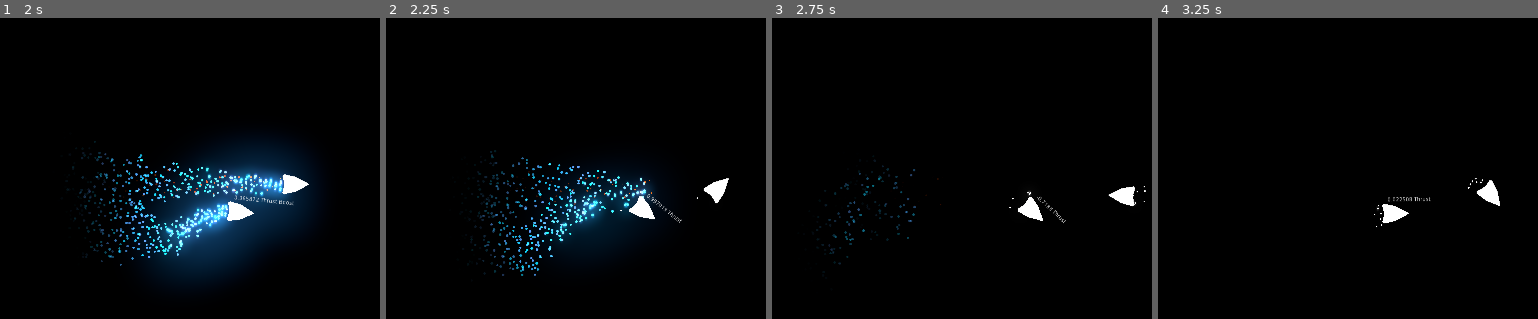
Above: before the commit, frames 1-4 (left to right).
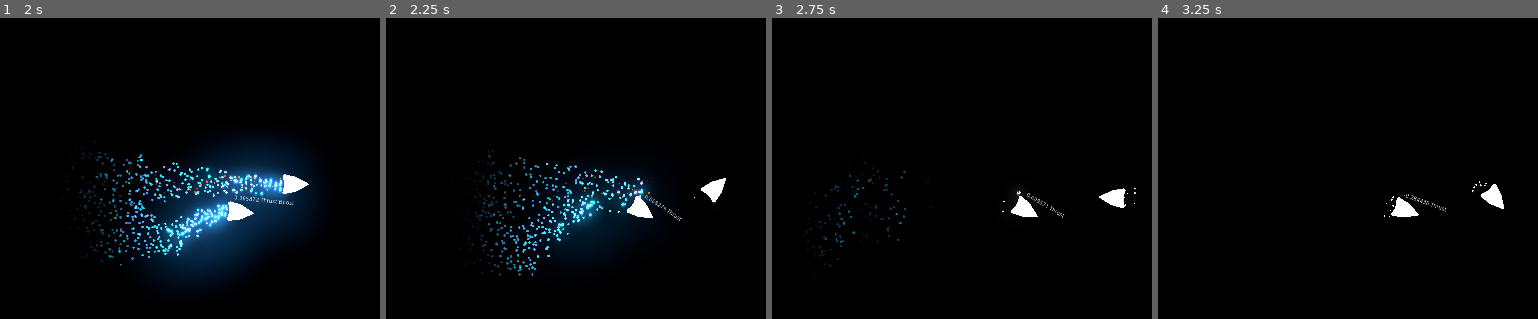
Above: after the commit, the same moments.

Repository: Insta-x/boost-racer
Game: Godot game, scene res://Src/SampleWorld.tscn
Two runs of this game, one before a commit and one after it. Both use one fixed random seed, a clock stepped at 60 frames per second and the inputs below.
Inputs:
- Up to frame 1 (2 s): hold Shift (boost) 0.53-1.28 s; hold W (thrust) from 0.53 s (still down); tap Shift (boost) at 1.35 s
- Up to frame 2 (2.25 s): release W (thrust) at 2.03 s; hold A (turn_left) from 2.03 s (still down); hold Shift (boost) from 2.03 s (still down)
- Up to frame 3 (2.75 s): keep holding A (turn_left); keep holding Shift (boost)
- Up to frame 4 (3.25 s): keep holding A (turn_left); release Shift (boost) at 2.78 s; tap Shift (boost) at 2.85 s

Frame 1 is identical in both runs. In frame 2, 3.9% of the frame differs, in the area x 21-91%, y 43-86%; in frame 3, 1.5%; in frame 4, 0.7%.
Error after the commit: Invalid get index 'canboost' (on base: 'RigidBody2D (PlayerRacer.gd)'). (res://Src/Lee/BoostGuider.gd:8)

Commit message:
finish area and print player time

Diff:
--- /dev/null
+++ b/Src/Game.gd
@@ -0,0 +1,24 @@
+extends Node
+
+
+var race_time : int
+
+
+func _ready() -> void:
+	GlobalSignal.connect("racer_finished", self, "_on_racer_finished")
+	GlobalSignal.connect("player_finished", self, "_on_player_finished")
+	start()
+
+
+func start() -> void:
+	race_time = OS.get_ticks_msec()
+
+
+func _on_racer_finished(racer_id: int) -> void:
+	var finish_time := OS.get_ticks_msec() - race_time
+	print(racer_id, ": ", finish_time / 1000.0)
+
+
+func _on_player_finished() -> void:
+	var finish_time := OS.get_ticks_msec() - race_time
+	print("Player: ", finish_time / 1000.0)
--- /dev/null
+++ b/Src/Game.tscn
@@ -0,0 +1,9 @@
+[gd_scene load_steps=3 format=2]
+
+[ext_resource path="res://Src/GameWorld.tscn" type="PackedScene" id=1]
+[ext_resource path="res://Src/Game.gd" type="Script" id=2]
+
+[node name="Game" type="Node"]
+script = ExtResource( 2 )
+
+[node name="GameWorld" parent="." instance=ExtResource( 1 )]
--- a/Src/GameWorld.tscn
+++ b/Src/GameWorld.tscn
@@ -1,117 +1,145 @@
-[gd_scene load_steps=3 format=2]
+[gd_scene load_steps=4 format=2]
 
 [ext_resource path="res://Assets/game_world.tres" type="Environment" id=1]
 [ext_resource path="res://Src/Racer/PlayerRacer.tscn" type="PackedScene" id=2]
+[ext_resource path="res://Src/RaceComponents/FinishArea2D.tscn" type="PackedScene" id=3]
 
 [node name="GameWorld" type="Node2D"]
 
 [node name="OuterWall" type="StaticBody2D" parent="."]
+collision_mask = 3
 
 [node name="CollisionPolygon2D" type="CollisionPolygon2D" parent="OuterWall"]
 polygon = PoolVector2Array( 0, 5120, -64, 5120, -64, -576, 9024, -576, 9024, 5184, -64, 5184, 0, 5120, 4544, 5120, 4992 …(225 unchanged characters)…
+__meta__ = {
+"_edit_lock_": true
+}
 
 [node name="Wall" type="StaticBody2D" parent="."]
+collision_mask = 3
 
 [node name="CollisionPolygon2D" type="CollisionPolygon2D" parent="Wall"]
 polygon = PoolVector2Array( 320, 1344, 320, -128, 448, -256, 1344, -256, 1472, -128, 1472, 0, 1344, -128, 1088, -128, 1088, 1152, 512, 1152 )
+__meta__ = {
+"_edit_lock_": true
+}
 
-[node name="Wall2" type="StaticBody2D" parent="."]
+[node name="CollisionPolygon2D2" type="CollisionPolygon2D" parent="Wall"]
+polygon = PoolVector2Array( 320, 1536, 512, 1344, 1088, 1344, 1280, 1536, 1280, 2304, 1088, 2496, 512, 2496, 320, 2304 )
+__meta__ = {
+"_edit_lock_": true
+}
 
-[node name="CollisionPolygon2D" type="CollisionPolygon2D" parent="Wall2"]
-polygon = PoolVector2Array( 320, 1536, 512, 1344, 1088, 1344, 1280, 1536, 1280, 2304, 1088, 2496, 512, 2496, 320, 2304 )
+[node name="CollisionPolygon2D3" type="CollisionPolygon2D" parent="Wall"]
+polygon = PoolVector2Array( 1280, 64, 1344, 64, 1472, 192, 1472, 704, 2688, 704, 3200, 64, 3840, 64, 3840, 896, 1600, 896, 1600, 1536, 1728, 1536, 1728, 1856, 1472, 2112, 1472, 1408, 1280, 1216 )
+__meta__ = {
+"_edit_lock_": true
+}
 
-[node name="Wall3" type="StaticBody2D" parent="."]
+[node name="CollisionPolygon2D4" type="CollisionPolygon2D" parent="Wall"]
+polygon = PoolVector2Array( 320, 4672, 320, 2496, 512, 2688, 1088, 2688, 2240, 3968, 1088, 3968 )
+__meta__ = {
+"_edit_lock_": true
+}
 
-[node name="CollisionPolygon2D" type="CollisionPolygon2D" parent="Wall3"]
-polygon = PoolVector2Array( 1280, 64, 1344, 64, 1472, 192, 1472, 704, 2688, 704, 3200, 64, 3840, 64, 3840, 896, 1600, 896, 1600, 1536, 1728, 1536, 1728, 1856, 1472, 2112, 1472, 1408, 1280, 1216 )
+[node name="CollisionPolygon2D5" type="CollisionPolygon2D" parent="Wall"]
+polygon = PoolVector2Array( 512, 4800, 1088, 4224, 2240, 4224, 2240, 4608, 2048, 4800 )
+__meta__ = {
+"_edit_lock_": true
+}
 
-[node name="Wall4" type="StaticBody2D" parent="."]
+[node name="CollisionPolygon2D6" type="CollisionPolygon2D" parent="Wall"]
+polygon = PoolVector2Array( 2304, 4800, 2496, 4608, 2496, 4224, 4608, 4224, 4864, 4480, 4864, 4544, 4608, 4800, 2496, 4800 )
+__meta__ = {
+"_edit_lock_": true
+}
 
-[node name="CollisionPolygon2D" type="CollisionPolygon2D" parent="Wall4"]
-polygon = PoolVector2Array( 320, 4672, 320, 2496, 512, 2688, 1088, 2688, 2240, 3968, 1088, 3968 )
+[node name="CollisionPolygon2D7" type="CollisionPolygon2D" parent="Wall"]
+polygon = PoolVector2Array( 2240, 3776, 1280, 2688, 1472, 2496, 3776, 2496, 3776, 3136, 2240, 3136 )
+__meta__ = {
+"_edit_lock_": true
+}
 
-[node name="Wall5" type="StaticBody2D" parent="."]
+[node name="CollisionPolygon2D8" type="CollisionPolygon2D" parent="Wall"]
+polygon = PoolVector2Array( 2496, 3968, 2496, 3328, 4032, 3328, 4032, 2496, 4544, 2496, 4544, 3968 )
+__meta__ = {
+"_edit_lock_": true
+}
 
-[node name="CollisionPolygon2D" type="CollisionPolygon2D" parent="Wall5"]
-polygon = PoolVector2Array( 512, 4800, 1088, 4224, 2240, 4224, 2240, 4608, 2048, 4800 )
+[node name="CollisionPolygon2D9" type="CollisionPolygon2D" parent="Wall"]
+polygon = PoolVector2Array( 4736, 2496, 4736, 3200, 5504, 3200, 5504, 2496 )
+__meta__ = {
+"_edit_lock_": true
+}
 
-[node name="Wall6" type="StaticBody2D" parent="."]
+[node name="CollisionPolygon2D10" type="CollisionPolygon2D" parent="Wall"]
+polygon = PoolVector2Array( 5760, 2496, 5760, 3200, 6400, 3200, 6400, 2496 )
+__meta__ = {
+"_edit_lock_": true
+}
 
-[node name="CollisionPolygon2D" type="CollisionPolygon2D" parent="Wall6"]
-polygon = PoolVector2Array( 2304, 4800, 2496, 4608, 2496, 4224, 4608, 4224, 4864, 4480, 4864, 4544, 4608, 4800, 2496, 4800 )
+[node name="CollisionPolygon2D11" type="CollisionPolygon2D" parent="Wall"]
+polygon = PoolVector2Array( 4736, 3392, 4736, 3968, 5376, 3968, 5376, 3456, 7296, 3456, 7296, 4224, 8064, 4224, 8704, 3648, 8704, 1280, 8128, 960, 7360, 1728, 7360, 2496, 6592, 2496, 6592, 3392 )
+__meta__ = {
+"_edit_lock_": true
+}
 
-[node name="Wall7" type="StaticBody2D" parent="."]
+[node name="CollisionPolygon2D12" type="CollisionPolygon2D" parent="Wall"]
+polygon = PoolVector2Array( 4864, 4224, 4992, 4352, 5056, 4352, 5184, 4224 )
+__meta__ = {
+"_edit_lock_": true
+}
 
-[node name="CollisionPolygon2D" type="CollisionPolygon2D" parent="Wall7"]
-polygon = PoolVector2Array( 2240, 3776, 1280, 2688, 1472, 2496, 3776, 2496, 3776, 3136, 2240, 3136 )
+[node name="CollisionPolygon2D13" type="CollisionPolygon2D" parent="Wall"]
+polygon = PoolVector2Array( 5184, 4544, 5184, 4480, 5440, 4224, 6400, 4224, 6848, 4672, 5312, 4672 )
+__meta__ = {
+"_edit_lock_": true
+}
 
-[node name="Wall8" type="StaticBody2D" parent="."]
+[node name="CollisionPolygon2D14" type="CollisionPolygon2D" parent="Wall"]
+polygon = PoolVector2Array( 5568, 3968, 5568, 3648, 6720, 3648, 6400, 3968 )
+__meta__ = {
+"_edit_lock_": true
+}
 
-[node name="CollisionPolygon2D" type="CollisionPolygon2D" parent="Wall8"]
-polygon = PoolVector2Array( 2496, 3968, 2496, 3328, 4032, 3328, 4032, 2496, 4544, 2496, 4544, 3968 )
+[node name="CollisionPolygon2D15" type="CollisionPolygon2D" parent="Wall"]
+polygon = PoolVector2Array( 6464, 4096, 7040, 4672, 8000, 4672, 8512, 4224, 8704, 4224, 8704, 3840, 8128, 4416, 7104, 4416, 7104, 3648, 6912, 3648 )
+__meta__ = {
+"_edit_lock_": true
+}
 
-[node name="Wall9" type="StaticBody2D" parent="."]
+[node name="CollisionPolygon2D16" type="CollisionPolygon2D" parent="Wall"]
+polygon = PoolVector2Array( 8064, 704, 7360, 1408, 7360, 896, 6784, 896, 6784, 256, 8064, 256 )
+__meta__ = {
+"_edit_lock_": true
+}
 
-[node name="CollisionPolygon2D" type="CollisionPolygon2D" parent="Wall9"]
-polygon = PoolVector2Array( 4736, 2496, 4736, 3200, 5504, 3200, 5504, 2496 )
+[node name="CollisionPolygon2D17" type="CollisionPolygon2D" parent="Wall"]
+polygon = PoolVector2Array( 6976, 1088, 5760, 1088, 5760, 1664, 5376, 1664, 5376, 1984, 5760, 1984, 5760, 2304 )
+__meta__ = {
+"_edit_lock_": true
+}
 
-[node name="Wall10" type="StaticBody2D" parent="."]
+[node name="CollisionPolygon2D18" type="CollisionPolygon2D" parent="Wall"]
+polygon = PoolVector2Array( 6016, 2304, 7168, 2304, 7168, 1152 )
+__meta__ = {
+"_edit_lock_": true
+}
 
-[node name="CollisionPolygon2D" type="CollisionPolygon2D" parent="Wall10"]
-polygon = PoolVector2Array( 5760, 2496, 5760, 3200, 6400, 3200, 6400, 2496 )
+[node name="CollisionPolygon2D19" type="CollisionPolygon2D" parent="Wall"]
+polygon = PoolVector2Array( 5504, 2304, 5504, 2176, 5120, 2176, 5120, 1472, 5504, 1472, 5504, 1344, 3456, 1344, 3456, 1856, 1984, 1856, 1536, 2304 )
+__meta__ = {
+"_edit_lock_": true
+}
 
-[node name="Wall11" type="StaticBody2D" parent="."]
-
-[node name="CollisionPolygon2D" type="CollisionPolygon2D" parent="Wall11"]
-polygon = PoolVector2Array( 4736, 3392, 4736, 3968, 5376, 3968, 5376, 3456, 7296, 3456, 7296, 4224, 8064, 4224, 8704, 3648, 8704, 1280, 8128, 960, 7360, 1728, 7360, 2496, 6592, 2496, 6592, 3392 )
-
-[node name="Wall12" type="StaticBody2D" parent="."]
-
-[node name="CollisionPolygon2D" type="CollisionPolygon2D" parent="Wall12"]
-polygon = PoolVector2Array( 4864, 4224, 4992, 4352, 5056, 4352, 5184, 4224 )
-
-[node name="Wall13" type="StaticBody2D" parent="."]
-
-[node name="CollisionPolygon2D" type="CollisionPolygon2D" parent="Wall13"]
-polygon = PoolVector2Array( 5184, 4544, 5184, 4480, 5440, 4224, 6400, 4224, 6848, 4672, 5312, 4672 )
-
-[node name="Wall14" type="StaticBody2D" parent="."]
-
-[node name="CollisionPolygon2D" type="CollisionPolygon2D" parent="Wall14"]
-polygon = PoolVector2Array( 5568, 3968, 5568, 3648, 6720, 3648, 6400, 3968 )
-
-[node name="Wall15" type="StaticBody2D" parent="."]
-
-[node name="CollisionPolygon2D" type="CollisionPolygon2D" parent="Wall15"]
-polygon = PoolVector2Array( 6464, 4096, 7040, 4672, 8000, 4672, 8512, 4224, 8704, 4224, 8704, 3840, 8128, 4416, 7104, 4416, 7104, 3648, 6912, 3648 )
-
-[node name="Wall16" type="StaticBody2D" parent="."]
-
-[node name="CollisionPolygon2D" type="CollisionPolygon2D" parent="Wall16"]
-polygon = PoolVector2Array( 8064, 704, 7360, 1408, 7360, 896, 6784, 896, 6784, 256, 8064, 256 )
-
-[node name="Wall17" type="StaticBody2D" parent="."]
-
-[node name="CollisionPolygon2D" type="CollisionPolygon2D" parent="Wall17"]
-polygon = PoolVector2Array( 6976, 1088, 5760, 1088, 5760, 1664, 5376, 1664, 5376, 1984, 5760, 1984, 5760, 2304 )
-
-[node name="Wall18" type="StaticBody2D" parent="."]
-
-[node name="CollisionPolygon2D" type="CollisionPolygon2D" parent="Wall18"]
-polygon = PoolVector2Array( 6016, 2304, 7168, 2304, 7168, 1152 )
-
-[node name="Wall19" type="StaticBody2D" parent="."]
-
-[node name="CollisionPolygon2D" type="CollisionPolygon2D" parent="Wall19"]
-polygon = PoolVector2Array( 5504, 2304, 5504, 2176, 5120, 2176, 5120, 1472, 5504, 1472, 5504, 1344, 3456, 1344, 3456, 1856, 1984, 1856, 1536, 2304 )
-
-[node name="Wall20" type="StaticBody2D" parent="."]
-
-[node name="CollisionPolygon2D" type="CollisionPolygon2D" parent="Wall20"]
+[node name="CollisionPolygon2D20" type="CollisionPolygon2D" parent="Wall"]
 polygon = PoolVector2Array( 1984, 1664, 3264, 1664, 3264, 1152, 5504, 1152, 5504, 1088, 3264, 1088, 1792, 1088, 1792, 1344, 1984, 1344 )
+__meta__ = {
+"_edit_lock_": true
+}
 
 [node name="PlayerRacer" parent="." instance=ExtResource( 2 )]
-position = Vector2( 64, 5056 )
+position = Vector2( 128, 4992 )
 
 [node name="Camera2D" type="Camera2D" parent="PlayerRacer"]
 current = true
@@ -127,3 +155,12 @@
 
 [node name="FinishPosition2D" type="Position2D" parent="."]
 position = Vector2( 8256, 64 )
+
+[node name="FinishArea2D" parent="." instance=ExtResource( 3 )]
+position = Vector2( 8384, -64 )
+
+[node name="CollisionPolygon2D" type="CollisionPolygon2D" parent="FinishArea2D"]
+polygon = PoolVector2Array( 0, 0, -320, 0, -256, 192, -192, 256, 0, 320 )
+__meta__ = {
+"_edit_lock_": true
+}
--- /dev/null
+++ b/Src/RaceComponents/FinishArea2D.gd
@@ -0,0 +1,8 @@
+extends Area2D
+
+
+func _on_FinishArea2D_body_entered(body: Racer) -> void:
+	if body.racer_id == 0:
+		GlobalSignal.emit_signal("player_finished")
+	else:
+		GlobalSignal.emit_signal("racer_finished", body.racer_id)
--- /dev/null
+++ b/Src/RaceComponents/FinishArea2D.tscn
@@ -0,0 +1,11 @@
+[gd_scene load_steps=2 format=2]
+
+[ext_resource path="res://Src/RaceComponents/FinishArea2D.gd" type="Script" id=1]
+
+[node name="FinishArea2D" type="Area2D"]
+collision_layer = 0
+collision_mask = 2
+monitorable = false
+script = ExtResource( 1 )
+
+[connection signal="body_entered" from="." to="." method="_on_FinishArea2D_body_entered"]
--- a/Src/Racer/PlayerRacer.tscn
+++ b/Src/Racer/PlayerRacer.tscn
@@ -5,3 +5,4 @@
 
 [node name="PlayerRacer" instance=ExtResource( 1 )]
 script = ExtResource( 2 )
+racer_id = 0
--- a/Src/Racer/Racer.gd
+++ b/Src/Racer/Racer.gd
@@ -8,6 +8,8 @@
 onready var boost_charge_particles := $BoostChargeParticles
 onready var thrusting_sfx := $ThrustingSFX
 onready var boosting_sfx := $BoostingSFX
+
+export (int) var racer_id := -1
 
 var thrusting := false setget set_thrusting
 var turning := 0.0
--- a/Src/Racer/Racer.tscn
+++ b/Src/Racer/Racer.tscn
@@ -76,6 +76,8 @@
 color = Color( 1.5, 1.5, 1.5, 1 )
 
 [node name="Racer" type="RigidBody2D"]
+collision_layer = 2
+collision_mask = 3
 gravity_scale = 0.0
 can_sleep = false
 script = ExtResource( 1 )
--- /dev/null
+++ b/Src/Singleton/GlobalSignal.gd
@@ -0,0 +1,7 @@
+extends Node
+
+
+signal game_start
+
+signal racer_finished(racer_id)
+signal player_finished
--- a/project.godot
+++ b/project.godot
@@ -19,6 +19,11 @@
 "language": "GDScript",
 "path": "res://Src/Racer/EnemyRacer.gd"
 }, {
+"base": "EditorVCSInterface",
+"class": "GitAPI",
+"language": "NativeScript",
+"path": "res://addons/godot-git-plugin/git_api.gdns"
+}, {
 "base": "RigidBody2D",
 "class": "Racer",
 "language": "GDScript",
@@ -27,6 +32,7 @@
 _global_script_class_icons={
 "AreaGuider": "",
 "EnemyRacer": "",
+"GitAPI": "",
 "Racer": ""
 }
 
@@ -36,6 +42,10 @@
 run/main_scene="res://Src/SampleWorld.tscn"
 config/icon="res://icon.png"
 
+[autoload]
+
+GlobalSignal="*res://Src/Singleton/GlobalSignal.gd"
+
 [display]
 
 window/size/width=1920
@@ -43,7 +53,7 @@
 
 [gdnative]
 
-singletons=[  ]
+singletons=[ "res://addons/godot-git-plugin/git_api.gdnlib" ]
 
 [global]
 
@@ -77,6 +87,11 @@
  ]
 }
 
+[layer_names]
+
+2d_physics/layer_1="World"
+2d_physics/layer_2="Racer"
+
 [physics]
 
 common/enable_pause_aware_picking=true
